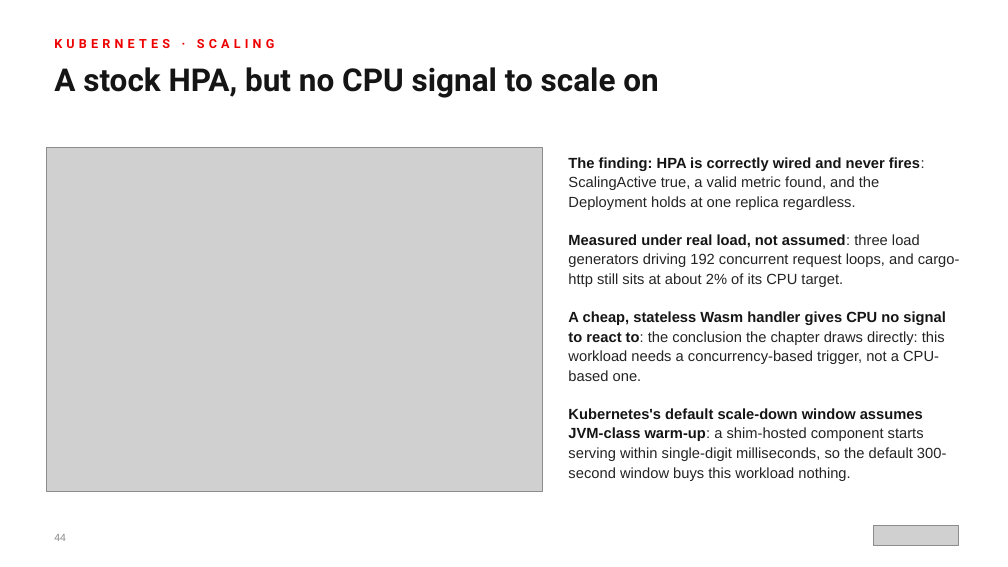
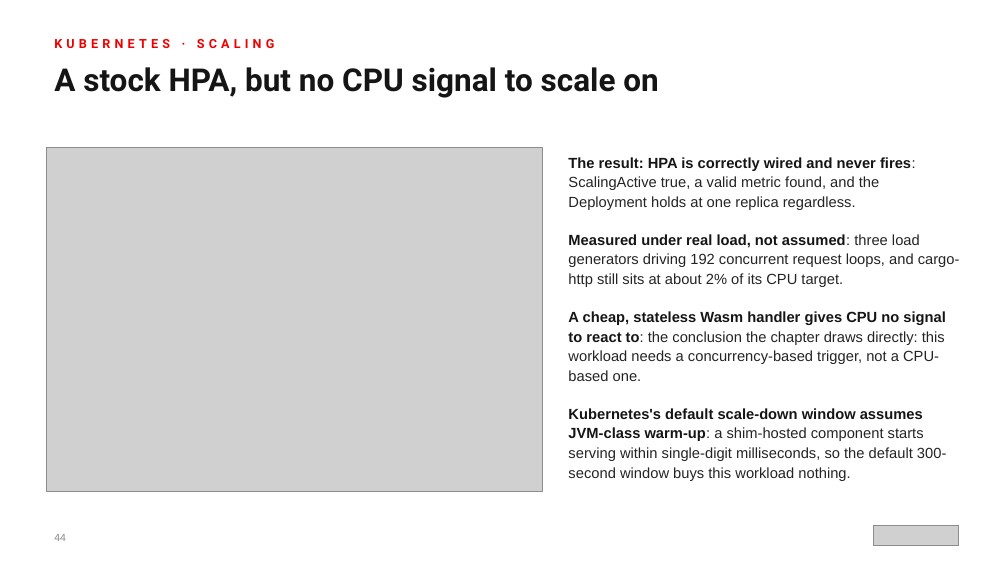
Before and after one commit to patterncatalyst/cn-patterns-and-practices-webassembly, a slide deck: slide 44 of presentation/wasm-201-rust/wasm-201-rust-r1.1.pptx. Drawn at 1008x567 pixels with LibreOffice and Linux fonts; fonts in the diff are those of the drawing; grey boxes stand for pictures. Boxes give left, top, right and bottom in pixels: in the first picture for what was removed or moved away, otherwise in the second. Text is boxed around its words. In the diff, an @@ line names an element or a change of style, - is before the commit and + after.

```diff
--- a/presentation/wasm-201-rust/wasm-201-rust-r1.1.pptx
+++ b/presentation/wasm-201-rust/wasm-201-rust-r1.1.pptx
@@ text at <box>568,157,916,210</box>: text changed @@
-● The finding: HPA is correctly wired and never fires: ScalingActive true, a valid metric found, and the Deployment holds at one replica regardless.
+● The result: HPA is correctly wired and never fires: ScalingActive true, a valid metric found, and the Deployment holds at one replica regardless.
```
Also in this commit, not shown: 9 other slides changed, 36 other files.
